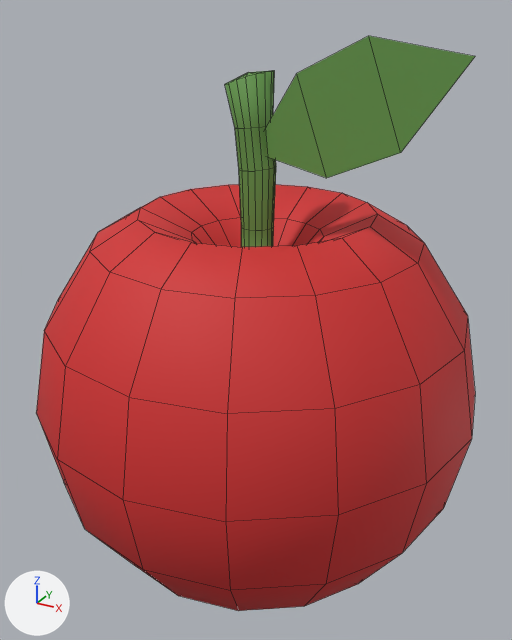
The OBJ model resources/manzana.obj, before and after one commit.
Camera for both pictures: a 50 mm lens placed at (1.42, -2.59, 1.61), pointed at (-0.01, 0.01, 0.31). The axes (+X, +Y, +Z) are drawn at lower left. The lights are the same throughout. Mesh edges are drawn as thin lines. Where no turn or scale is listed for an object, it has been applied to the vertices. Vertices at the same position are counted once.
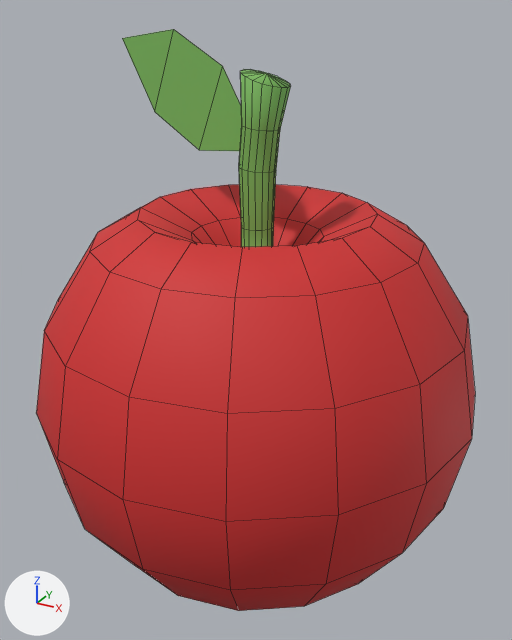
Where the change shows, as pixel boxes (x1, y1, x2, y2) in the pictures (512 x 640 px):
```json
{"object": "Sphere", "change": "recoloured, mesh turned", "before": [36, 36, 475, 611], "after": [36, 29, 475, 611]}
```

The change, as JSON lines over the scene's bpy script:
```json
{"op": "set", "path": "mat_material_001.base_color", "old": "(0.128, 0.324, 0.0696)", "new": "(0.192, 0.486, 0.104)", "note": "green #649a4b -> green #79b95b"}
{"block": "me_sphere", "where": "me_sphere.from_pydata(...)  # 232 vertices, 243 faces; spans x -1.0..1.0, y -1.0..1.0, z -0.97..1.53"}
{"block": "me_sphere", "where": "# used by ob_sphere; location = (0.0, 0.0, 0.0)"}
{"block": "me_sphere", "change": "me_sphere part 1: the whole mesh is turned 180 degrees about the z axis through its middle"}
```
